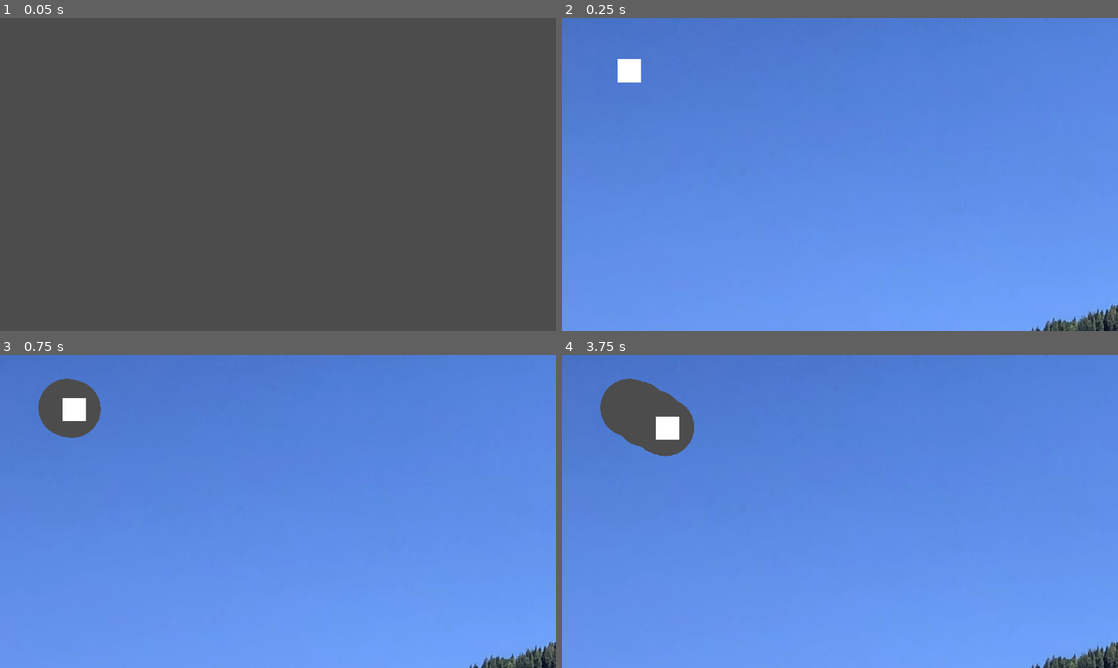
Above: before the commit, frames 1-4 (two rows, left to right).
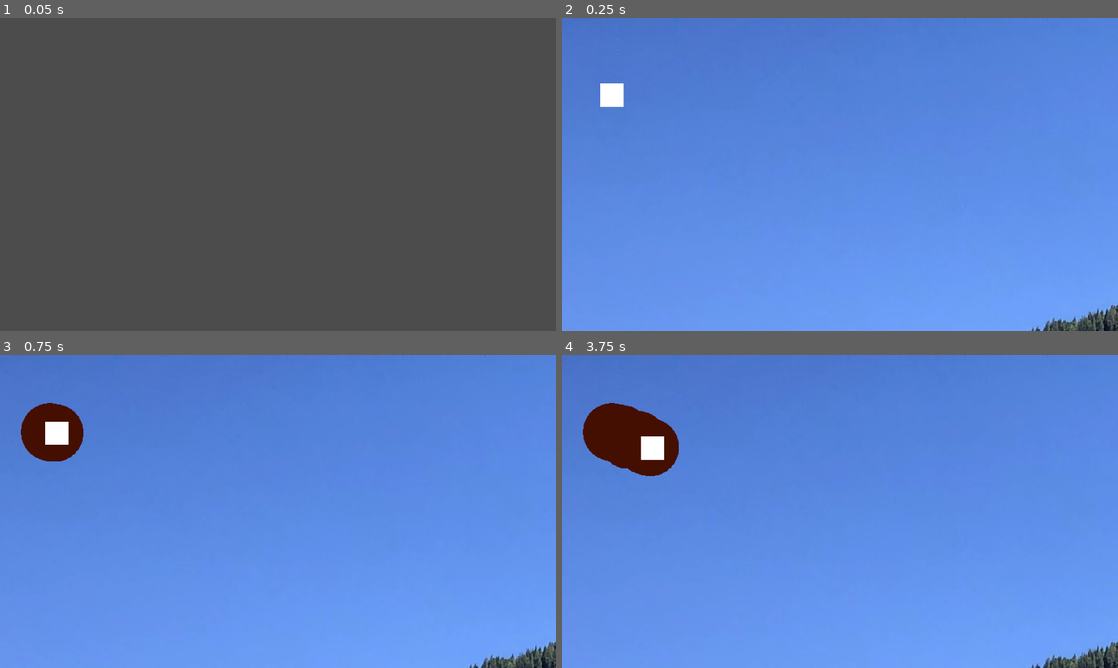
Above: after the commit, the same moments.

Repository: sredna43/gameoff2021
Game: Godot game, scene res://main/Main.tscn
The game is run twice, just before and just after one commit, with the same random seed, the same clock (stepped at 60 frames per second) and the same inputs.
Inputs (mouse positions are in pixels of both pictures, inside the frame that each line leads up to):
- Up to frame 1 (0.05 s): no input
- Up to frame 2 (0.25 s): no input
- Up to frame 3 (0.75 s): tap Enter at 0.5 s; move the mouse to (400, 495) at 0.52 s; click (400, 495) at 0.67 s
- Up to frame 4 (3.75 s): tap Space at 1.25, 2.75 s; move the mouse to (728, 527) at 1.27 s; click (728, 527) at 1.42 s; tap Enter at 2, 3.5 s; move the mouse to (895, 442) at 2.02 s; click (895, 442) at 2.17 s; move the mouse to (812, 574) at 2.77 s; click (812, 574) at 2.92 s; move the mouse to (1006, 558) at 3.52 s; click (1006, 558) at 3.67 s

Frame 1 is identical in both runs. In frame 2, 0.6% of the frame differs, in the area x 6-15%, y 13-29%; in frame 3, 2.7%; in frame 4, 4.4%, in the area x 3-24%, y 7-39%.

Commit message:
added hunger and starving

Diff:
--- a/Godot/characters/player/scripts/controller.gd
+++ b/Godot/characters/player/scripts/controller.gd
@@ -1,28 +1,52 @@
 extends KinematicBody2D
 
+### SETUP
 onready var state_machine = $States
-onready var animation_player = $AnimationPlayer
+export var hunger = 100 # default set for tool
 
+func _ready():
+	state_machine.init(self)
+	hunger = get_parent().base_hunger
+
+func _physics_process(_delta):
+	state_machine.run()
+
+
+### MOVEMENT
 var dir
 export var max_speed = 250
 export var speed = 100
 var velocity = Vector2.ZERO
 
-func _ready():
-	state_machine.init(self)
-
-func _physics_process(_delta):
-	state_machine.run()
-
 func move():
 	dir = get_local_mouse_position()
 	# Don't allow for faster movement diagonally
-
 	if dir.length() > max_speed:
 		velocity = dir.normalized() * max_speed
 	else:
 		velocity = dir
 	velocity = move_and_slide(velocity, Vector2.UP)
+	hunger -= abs(velocity.length() * 0.001)
+	Global.dprint(hunger)
+	if hunger <= 0:
+		starved()
+
+
+### SIGNALS
+signal winner
+signal starved
+
+func goal_entered():
+	emit_signal("winner")
+	Global.dprint("winner")
+
+func starved():
+	emit_signal("starved")
+	Global.dprint("starved")
+
+
+### LOOKS
+onready var animation_player = $AnimationPlayer
 
 func play_animation(animation):
 	if animation_player.current_animation == animation:
--- a/Godot/characters/player/scripts/fsm/state.gd
+++ b/Godot/characters/player/scripts/fsm/state.gd
@@ -7,8 +7,7 @@
 	tag = name.to_lower()
 
 func enter(player):
-	if OS.is_debug_build():
-		print("Entering " + tag)
+	Global.dprint("Entering " + tag)
 	player.animation_player.playback_speed = 1
 	player.play_animation(tag)
 	pass
@@ -17,5 +16,4 @@
 	return ""
 
 func exit(_player):
-	if OS.is_debug_build():
-		print("Leaving " + tag)
+	Global.dprint("Leaving " + tag)
--- a/Godot/levels/0/Level_0.tscn
+++ b/Godot/levels/0/Level_0.tscn
@@ -1,9 +1,10 @@
-[gd_scene load_steps=7 format=2]
+[gd_scene load_steps=8 format=2]
 
 [ext_resource path="res://characters/player/Player.tscn" type="PackedScene" id=1]
 [ext_resource path="res://assets/textures/levels/FullGroupSoccer_Cropped.jpg" type="Texture" id=2]
 [ext_resource path="res://levels/0/level_0.gd" type="Script" id=3]
-[ext_resource path="res://levels/drawer.gd" type="Script" id=4]
+[ext_resource path="res://levels/DrawingLayer.tscn" type="PackedScene" id=4]
+[ext_resource path="res://objects/Goal.tscn" type="PackedScene" id=5]
 
 [sub_resource type="Shader" id=1]
 code = "shader_type canvas_item;
@@ -24,6 +25,14 @@
 "_edit_horizontal_guides_": [ 3351.0 ]
 }
 
+[node name="BackgroundColor" type="ColorRect" parent="."]
+margin_right = 40.0
+margin_bottom = 40.0
+color = Color( 0.270588, 0.0627451, 0, 1 )
+__meta__ = {
+"_edit_use_anchors_": false
+}
+
 [node name="Overlay" type="TextureRect" parent="."]
 material = SubResource( 2 )
 margin_right = 1920.0
@@ -35,7 +44,7 @@
 }
 
 [node name="Player" parent="." instance=ExtResource( 1 )]
-position = Vector2( 116, 91 )
+position = Vector2( 86, 133 )
 
 [node name="Camera2D" type="Camera2D" parent="Player"]
 current = true
@@ -45,14 +54,7 @@
 limit_right = 1920
 limit_bottom = 3355
 
-[node name="DrawingLayer" type="Viewport" parent="."]
-size = Vector2( 20, 20 )
-handle_input_locally = false
-disable_3d = true
-usage = 0
-render_target_v_flip = true
-render_target_clear_mode = 1
-render_target_update_mode = 3
+[node name="DrawingLayer" parent="." instance=ExtResource( 4 )]
 
-[node name="Drawer" type="Node2D" parent="DrawingLayer"]
-script = ExtResource( 4 )
+[node name="Goal" parent="." instance=ExtResource( 5 )]
+position = Vector2( 1893, 168 )
--- a/Godot/levels/0/level_0.gd
+++ b/Godot/levels/0/level_0.gd
@@ -1 +1,3 @@
 extends Level
+
+export var base_hunger = 100
--- /dev/null
+++ b/Godot/levels/DrawingLayer.tscn
@@ -0,0 +1,15 @@
+[gd_scene load_steps=2 format=2]
+
+[ext_resource path="res://levels/drawer.gd" type="Script" id=1]
+
+[node name="DrawingLayer" type="Viewport"]
+size = Vector2( 20, 20 )
+handle_input_locally = false
+disable_3d = true
+usage = 0
+render_target_v_flip = true
+render_target_clear_mode = 1
+render_target_update_mode = 3
+
+[node name="Drawer" type="Node2D" parent="."]
+script = ExtResource( 1 )
--- a/Godot/levels/base_level.gd
+++ b/Godot/levels/base_level.gd
@@ -3,13 +3,16 @@
 
 onready var viewport: Viewport = $DrawingLayer
 onready var overlay: TextureRect = $Overlay
+onready var bg: ColorRect = $BackgroundColor
 onready var drawer: Node2D = $DrawingLayer/Drawer
 
 var pressed = false
 
 func _ready():
-	viewport.set_size(overlay.get_texture().get_size())
-	overlay.set_size(overlay.get_texture().get_size())
+	var level_size = overlay.get_texture().get_size()
+	viewport.set_size(level_size)
+	overlay.set_size(level_size)
+	bg.set_size(level_size)
 
 func _input(event):
 	if event is InputEventMouseButton and event.button_index == BUTTON_LEFT:
--- /dev/null
+++ b/Godot/main/singletons/global.gd
@@ -0,0 +1,7 @@
+extends Node
+
+var dev = OS.is_debug_build()
+
+func dprint(pstr) -> void:
+	if dev:
+		print(pstr)
--- a/Godot/main/singletons/scene_handler.gd
+++ b/Godot/main/singletons/scene_handler.gd
@@ -31,7 +31,7 @@
 			var progress = float(loader.get_stage())/loader.get_stage_count()
 			# TODO: Implement a progress bar
 			# loading_bar.value = progress * 100
-			print(progress)
+			Global.dprint(progress)
 		else:
 			print("Error while loading scene at path " + str(path), err)
 			break
--- /dev/null
+++ b/Godot/objects/Goal.tscn
@@ -0,0 +1,31 @@
+[gd_scene load_steps=3 format=2]
+
+[ext_resource path="res://objects/goal.gd" type="Script" id=1]
+
+[sub_resource type="RectangleShape2D" id=1]
+extents = Vector2( 21, 101 )
+
+[node name="Goal" type="Node2D"]
+script = ExtResource( 1 )
+__meta__ = {
+"_edit_group_": true
+}
+
+[node name="ColorRect" type="ColorRect" parent="."]
+anchor_left = 90.0
+anchor_right = 90.0
+margin_left = -20.0
+margin_top = -100.0
+margin_right = 20.0
+margin_bottom = 100.0
+color = Color( 0.972549, 1, 0.117647, 1 )
+__meta__ = {
+"_edit_use_anchors_": false
+}
+
+[node name="Area2D" type="Area2D" parent="."]
+
+[node name="CollisionShape2D" type="CollisionShape2D" parent="Area2D"]
+shape = SubResource( 1 )
+
+[connection signal="body_entered" from="Area2D" to="." method="_on_Goal_entered"]
--- /dev/null
+++ b/Godot/objects/goal.gd
@@ -0,0 +1,5 @@
+extends Node2D
+
+func _on_Goal_entered(body: Node2D):
+	if body.has_method("goal_entered"):
+		body.goal_entered()
--- a/Godot/project.godot
+++ b/Godot/project.godot
@@ -45,6 +45,7 @@
 [autoload]
 
 SceneHandler="*res://main/singletons/scene_handler.gd"
+Global="*res://main/singletons/global.gd"
 
 [display]
 
@@ -87,5 +88,6 @@
 
 [rendering]
 
+environment/default_clear_color=Color( 0.301961, 0.301961, 0.301961, 1 )
 environment/default_environment="res://default_env.tres"
 quality/dynamic_fonts/use_oversampling=false
